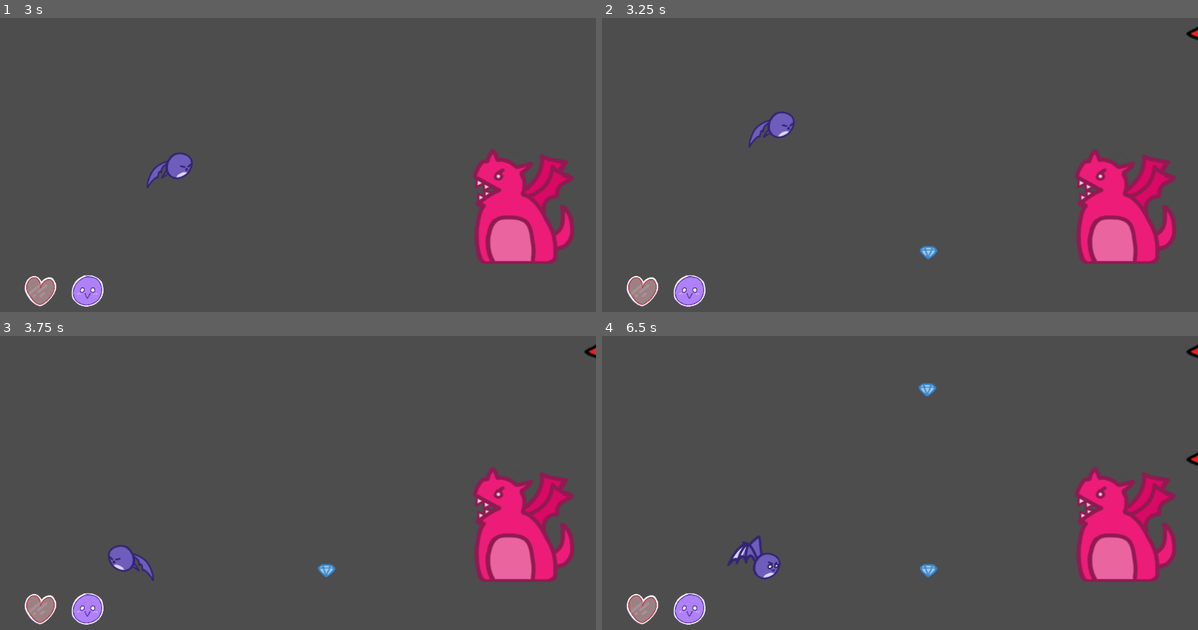
Above: before the commit, frames 1-4 (two rows, left to right).
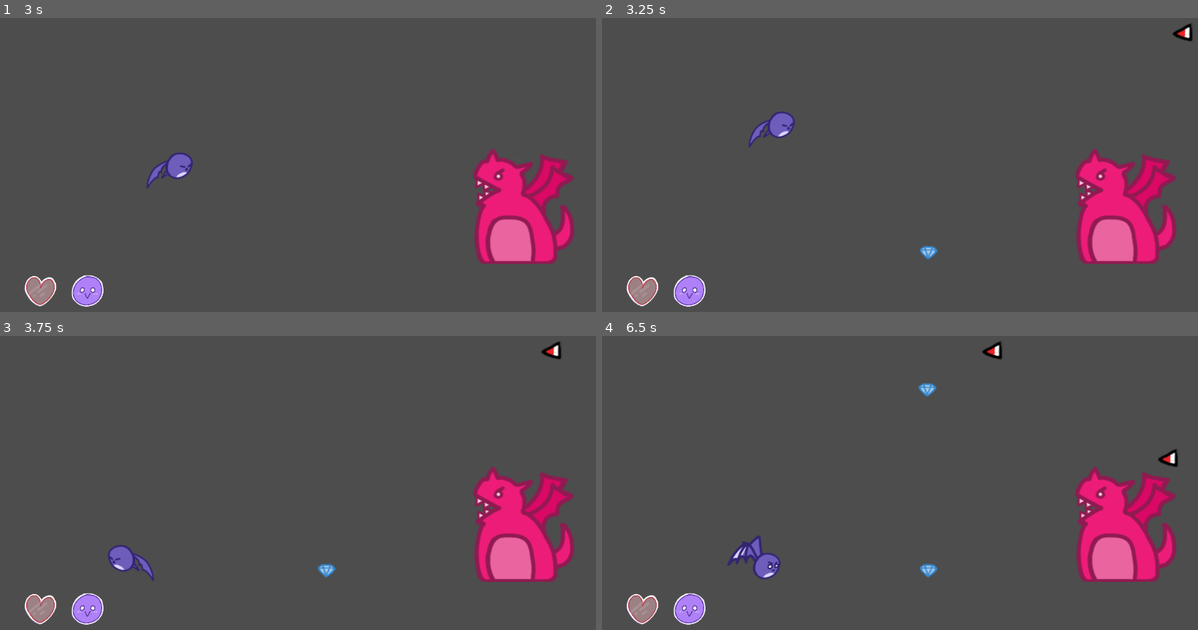
Above: after the commit, the same moments.

Repository: TheRealGecko/SandwichParody
Game: Godot game, scene res://stage_1.tscn
Same seed, same stepped clock (60 frames per second), same inputs: the game is played once before the commit and once after it. This scene is started directly instead of the project's main scene.
Inputs:
- Up to frame 1 (3 s): tap Enter at 0.5 s; hold Right (right) 0.53-1.28 s; hold Left (left) 1.28-2.03 s; hold Right (right) 2.03-2.78 s; hold Up (up) from 2.78 s (still down)
- Up to frame 2 (3.25 s): keep holding Up (up)
- Up to frame 3 (3.75 s): release Up (up) at 3.53 s; hold Left (left) from 3.53 s (still down)
- Up to frame 4 (6.5 s): release Left (left) at 5.78 s; hold Right (right) from 5.78 s (still down)

Frame 1 is identical in both runs. In frame 2, 0.2% of the frame differs, in the area x 95-100%, y 1-8%; in frame 3, 0.2%; in frame 4, 0.4%, in the area x 63-100%, y 1-45%.

Commit message:
teeth fixed

Diff:
--- a/nail_polish_teeth.gd
+++ b/nail_polish_teeth.gd
@@ -1 +1,10 @@
-extends RigidBody2D
+extends Area2D
+
+var speed = 100
+
+func _process(delta):
+	global_position.x -= speed * delta
+
+
+func _on_visible_on_screen_notifier_2d_screen_exited():
+	queue_free()
--- a/nail_polish_teeth.tscn
+++ b/nail_polish_teeth.tscn
@@ -1,5 +1,6 @@
-[gd_scene load_steps=5 format=3 uid="uid://ba7ju2vjttv87"]
+[gd_scene load_steps=6 format=3 uid="uid://ba7ju2vjttv87"]
 
+[ext_resource type="Script" path="res://nail_polish_teeth.gd" id="1_1lw30"]
 [ext_resource type="Texture2D" uid="uid://l60xq2wpb2wv" path="res://res/art/objects.png" id="1_w1bwg"]
 
 [sub_resource type="AtlasTexture" id="AtlasTexture_sjrjr"]
@@ -21,6 +22,7 @@
 size = Vector2(33, 17)
 
 [node name="nail_polish_teeth" type="Area2D"]
+script = ExtResource("1_1lw30")
 
 [node name="AnimatedSprite2D" type="AnimatedSprite2D" parent="."]
 sprite_frames = SubResource("SpriteFrames_yvss0")
@@ -31,3 +33,5 @@
 disabled = true
 
 [node name="VisibleOnScreenNotifier2D" type="VisibleOnScreenNotifier2D" parent="."]
+
+[connection signal="screen_exited" from="VisibleOnScreenNotifier2D" to="." method="_on_visible_on_screen_notifier_2d_screen_exited"]
Not shown: 1 places in stage_1.tscn that only renumber resources
